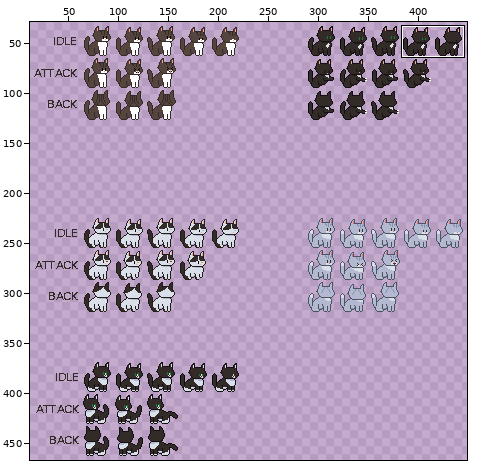
File history of a sprite sheet, Assets/Cats/SpriteSheet.png. Above, an overview of the earlier version with the close-up marked.
Close-up. Earlier state:
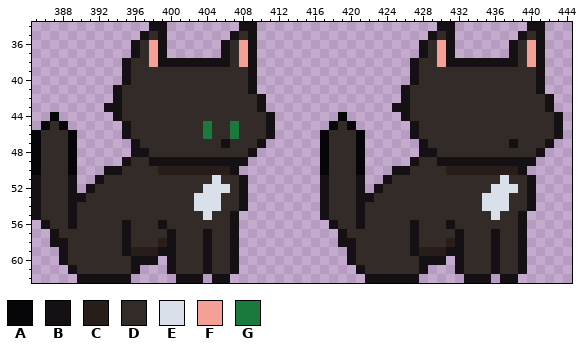
The file is 640x640 pixels. Shown: x 385..444, y 34..62. The wide view leaves out empty margins.
Palette (. is transparent): A #060608  B #141013  C #281d19  D #322b28  E #dae0ea  F #f5a097  G #1a7a3e
Pixels before, first column x 385:
34 .............BB........BB....................BB........BB..
35 ............BDB.......BDB...................BDB.......BDB..
36 ...........BDFB......BDFB..................BDFB......BDFB..
37 ...........BDFB......BDFB..................BDFB......BDFB..
38 ..........BDDFBBBBBBBBDFB.................BDDFBBBBBBBBDFB..
39 ..........BDDDDDDDDDDDDDB.................BDDDDDDDDDDDDDB..
40 ..........BDDDDDDDDDDDDDB.................BDDDDDDDDDDDDDB..
41 .........BDDDDDDDDDDDDDDB................BDDDDDDDDDDDDDDB..
42 .........BDDDDDDDDDDDDDDDB...............BDDDDDDDDDDDDDDDB.
43 ........BBDDDDDDDDDDDDDDDB..............BBDDDDDDDDDDDDDDDB.
44 ..A......BDDDDDDDDDDDDDDDDB.......A......BDDDDDDDDDDDDDDDDB
45 .ADA......BDDDDDDDDGDDGDDDB......ADA......BDDDDDDDDDDDDDDDB
46 ADDDA.....BDDDDDDDDGDDGDDDB.....ADDDA.....BDDDDDDDDDDDDDDDB
47 ADDDA......BDDDDDDDDDBDDDB......ADDDA......BDDDDDDDDDBDDDB.
48 ADDDA......BBDDDDDDDDDDDB.......ADDDA......BBDDDDDDDDDDDB..
49 ADDDA.....BDDBBBBBBBBBBB........ADDDA.....BDDBBBBBBBBBBB...
50 ADDDA...BBDDDDCCCCCCCCB.........ADDDA...BBDDDDCCCCCCCCB....
51 BDDDB..BDDDDDDDDDDDDEDDB........BDDDB..BDDDDDDDDDDDDEDDB...
52 BDDDB.BDDDDDDDDDDDDEEEDB........BDDDB.BDDDDDDDDDDDDEEEDB...
53 BDDDBBDDDDDDDDDDDDEEEDDB........BDDDBBDDDDDDDDDDDDEEEDDB...
54 BDDDBDDDDDDDDDDDDDEEEDDB........BDDDBDDDDDDDDDDDDDEEEDDB...
55 BDDDBDDDDDDDDDDDDDDEDDB.........BDDDBDDDDDDDDDDDDDDEDDB....
56 .BDDBDDDDDBDDDBDDDDDDDB..........BDDBDDDDDBDDDBDDDDDDDB....
57 ..BDDDDDDDBDDDDBDDDBDDB...........BDDDDDDDBDDDDBDDDBDDB....
58 ..BBDDDDDDBDDDCBDDDBDDB...........BBDDDDDDBDDDCBDDDBDDB....
59 ...BDDDDDDBCCCBBDDDBDDB............BDDDDDDBCCCBBDDDBDDB....
60 ...BDDDDDDDBBB.BDDDBDDB............BDDDDDDDBBB.BDDDBDDB....
61 ....BDDDDDDB...BDDDBDDB.............BDDDDDDB...BDDDBDDB....
62 .....BBBBBB.....BBB.BB...............BBBBBB.....BBB.BB.....
The result:
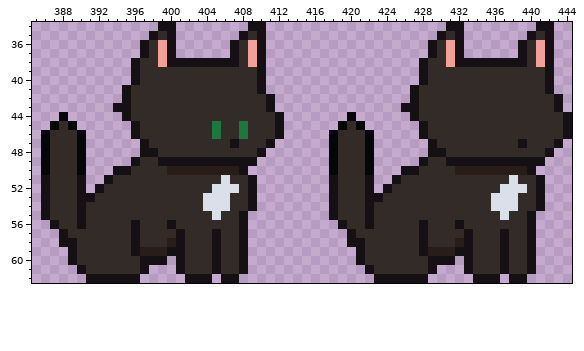
From old to new:
Changed rows in their new state; - is an unchanged pixel.
first column x 385:
34 -------------.-B-------.-B-------------------.-B-------.-B--
35 ------------.BDB------.BDB------------------.BDB------.BDB--
36 -----------.BDFB-----.BDFB-----------------.BDFB-----.BDFB--
37 -----------.BDFB-----.BDFB-----------------.BDFB-----.BDFB--
38 ----------.B-DF-------BDFB----------------.B-DF-------BDFB--
39 ----------.B------------DB----------------.B------------DB--
40 ----------.B------------DB----------------.B------------DB--
41 ---------.B-------------DB---------------.B-------------DB--
42 ---------.B--------------DB--------------.B--------------DB-
43 --------.-B--------------DB-------------.-B--------------DB-
44 --.A-----.B---------------DB------.A-----.B---------------DB
45 -.ADA-----.B-------DG-DG--DB-----.ADA-----.B--------------DB
46 .A--DA----.B-------DG-DG--DB----.A--DA----.B--------------DB
47 .A--DA-----.B--------DB--DB-----.A--DA-----.B--------DB--DB-
48 .A--DA-----.-B----------DB------.A--DA-----.-B----------DB--
49 .A--DA----.B-D----------B-------.A--DA----.B-D----------B---
50 .A--DA--.-B---D-------CB--------.A--DA--.-B---D-------CB----
51 .B--DB-.B-----------DE-DB-------.B--DB-.B-----------DE-DB---
52 .B--DB.B-----------D--EDB-------.B--DB.B-----------D--EDB---
53 .B--D-B-----------D--E-DB-------.B--D-B-----------D--E-DB---
54 .B--DB------------D--E-DB-------.B--DB------------D--E-DB---
55 .B--DB-------------DE-DB--------.B--DB-------------DE-DB----
56 -.B-DB----DB--DB------DB---------.B-DB----DB--DB------DB----
57 --.B------DB---DB--DB-DB----------.B------DB---DB--DB-DB----
58 --.-B-----DB--DCB--DB-DB----------.-B-----DB--DCB--DB-DB----
59 ---.B-----DB--C-B--DB-DB-----------.B-----DB--C-B--DB-DB----
60 ---.B------D--B.B--DB-DB-----------.B------D--B.B--DB-DB----
61 ----.B-----DB--.B--DB-DB------------.B-----DB--.B--DB-DB----
62 -----.-----B----.--B.-B--------------.-----B----.--B.-B-----
